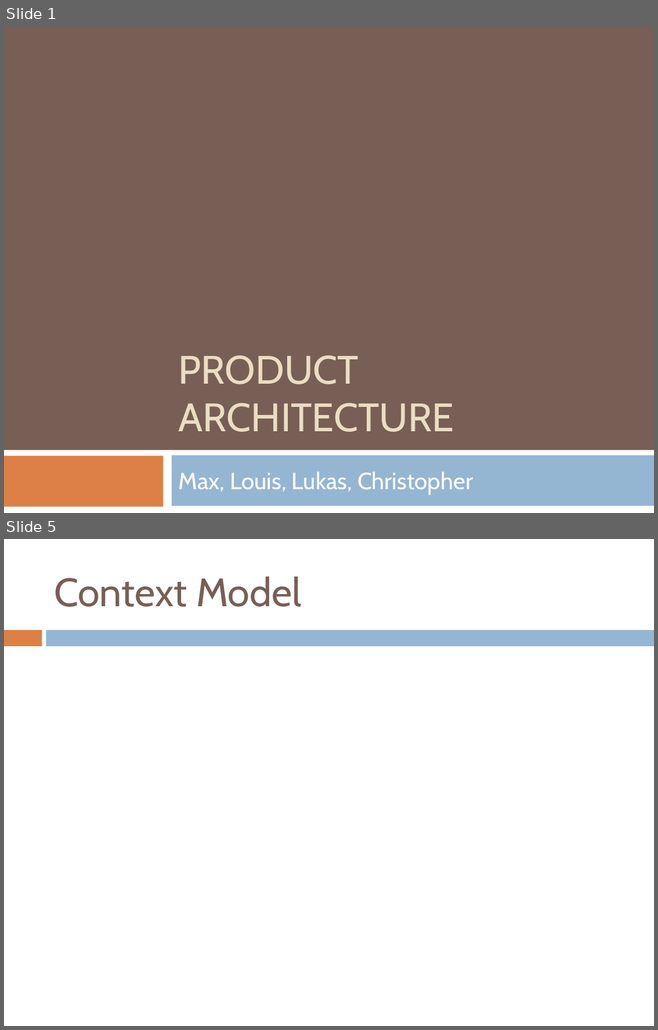
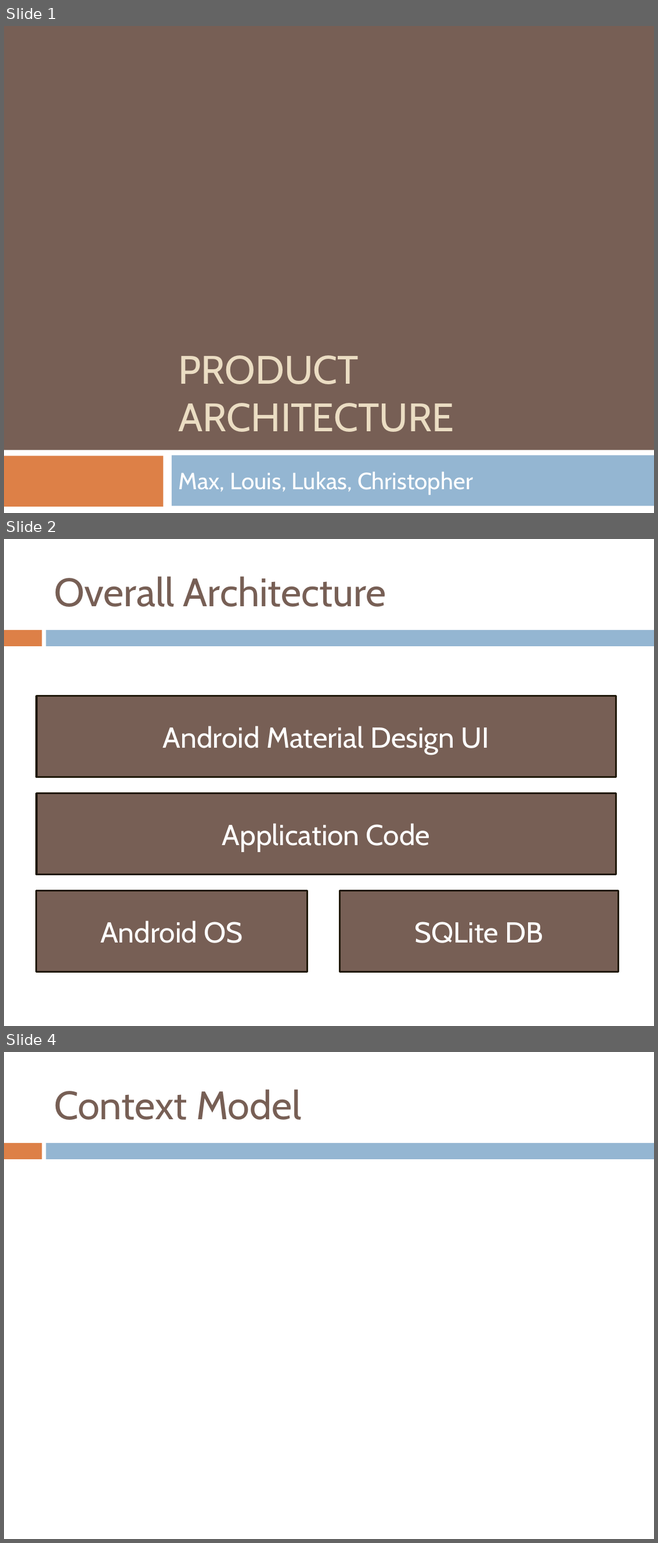
Before and after one commit to CS3365-01/PowerPoints, a slide deck: Product Architecture.pptx. Shown one above the other, each under a label of ours: slides 1 and 5 before the commit, slides 1, 2 and 4 after it; the slides between them are not shown. The pictures are 658x1030 and 658x1543 pixels, drawn with LibreOffice and Linux fonts; fonts in the diff are those of the drawing. Boxes give left, top, right and bottom in pixels: in the first picture for what was removed or moved away, otherwise in the second. Text is boxed around its words. In the diff, an @@ line names an element or a change of style, - is before the commit and + after.

```diff
--- a/Product Architecture.pptx
+++ b/Product Architecture.pptx
@@ slide 2 added at box(4, 539, 654, 1026), background #FFFFFF; not listed: 2 template elements that a slide beside it also shows @@
@@ title added at box(54, 576, 386, 607), 44 pt, text #775F55 @@
+Overall Architecture
@@ rectangle added at box(36, 696, 616, 777), fill #775F55, outline #20190B 2 pt, 32 pt, text #FFFFFF @@
+Android Material Design UI
@@ rectangle added at box(36, 794, 616, 875), fill #775F55, outline #20190B 2 pt, 32 pt, text #FFFFFF @@
+Application Code
@@ rectangle added at box(36, 891, 307, 972), fill #775F55, outline #20190B 2 pt, 32 pt, text #FFFFFF @@
+Android OS
@@ rectangle added at box(340, 891, 619, 972), fill #775F55, outline #20190B 2 pt, 32 pt, text #FFFFFF @@
+SQLite DB
@@ what was slide 5 is now slide 4 @@
```
Also in this commit, not shown: 1 slide changed, 1 other slide added, 1 slide removed.
